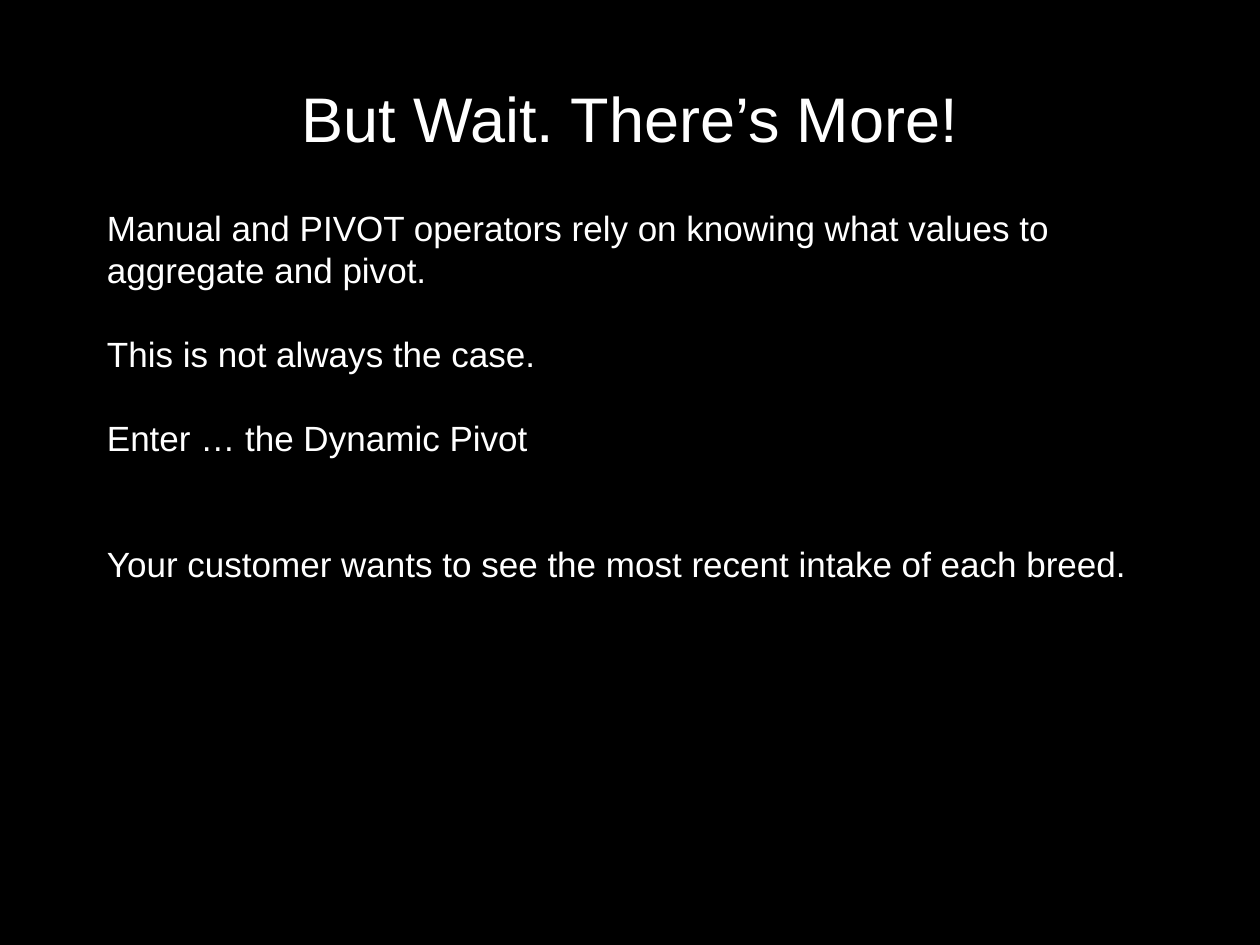
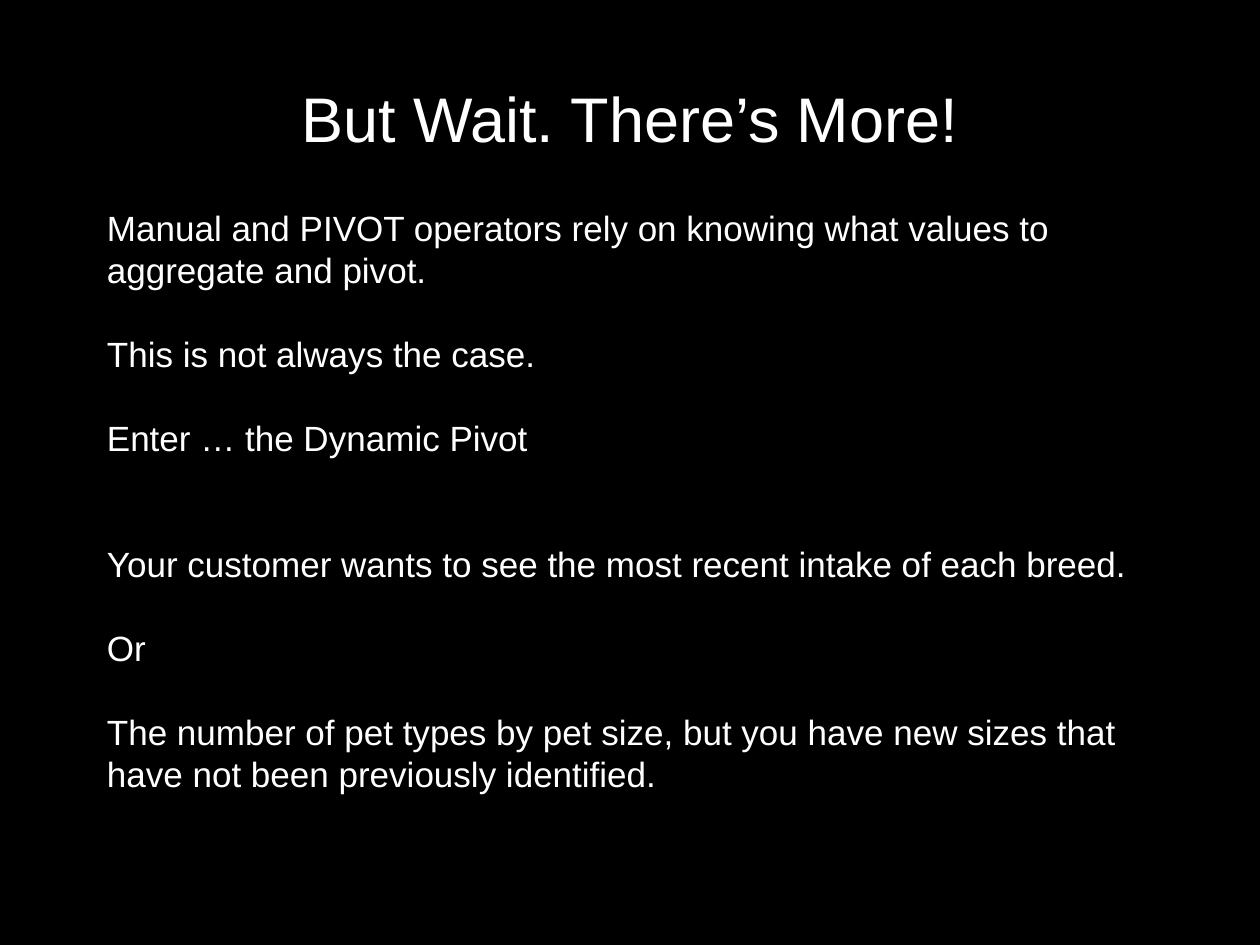
Before and after one commit to serenitysql/PIVOT, a slide deck: slide 20 of PivotDemo/Power of Pivotv BSSUG.pptx (slide 21 before the commit). Drawn at 1260x945 pixels with LibreOffice and Linux fonts; fonts in the diff are those of the drawing; background and template pictures are left out. Boxes give left, top, right and bottom in pixels: in the first picture for what was removed or moved away, otherwise in the second. Text is boxed around its words. In the diff, an @@ line names an element or a change of style, - is before the commit and + after.

```diff
--- a/PivotDemo/Power of Pivotv BSSUG.pptx
+++ b/PivotDemo/Power of Pivotv BSSUG.pptx
@@ text at <box>107,636,1115,794</box>: paragraphs added @@
+Or
+The number of pet types by pet size, but you have new sizes that have not been previously identified.
```
Also in this commit, not shown: 1 other slide changed, 1 slide removed, 5 other files.
